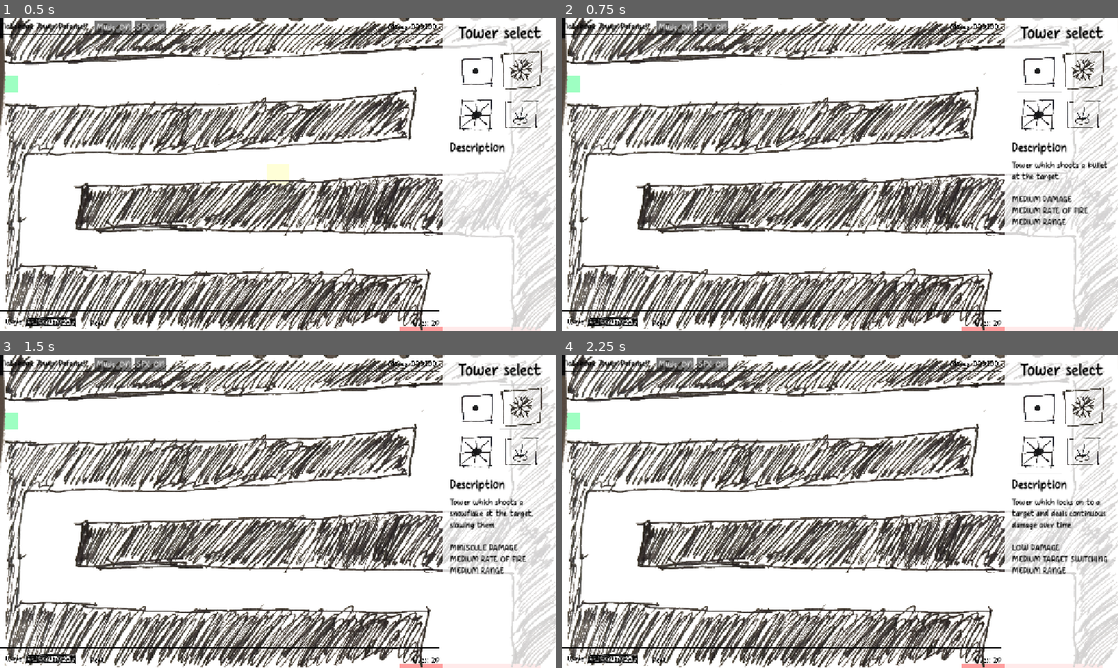
Above: before the commit, frames 1-4 (two rows, left to right).
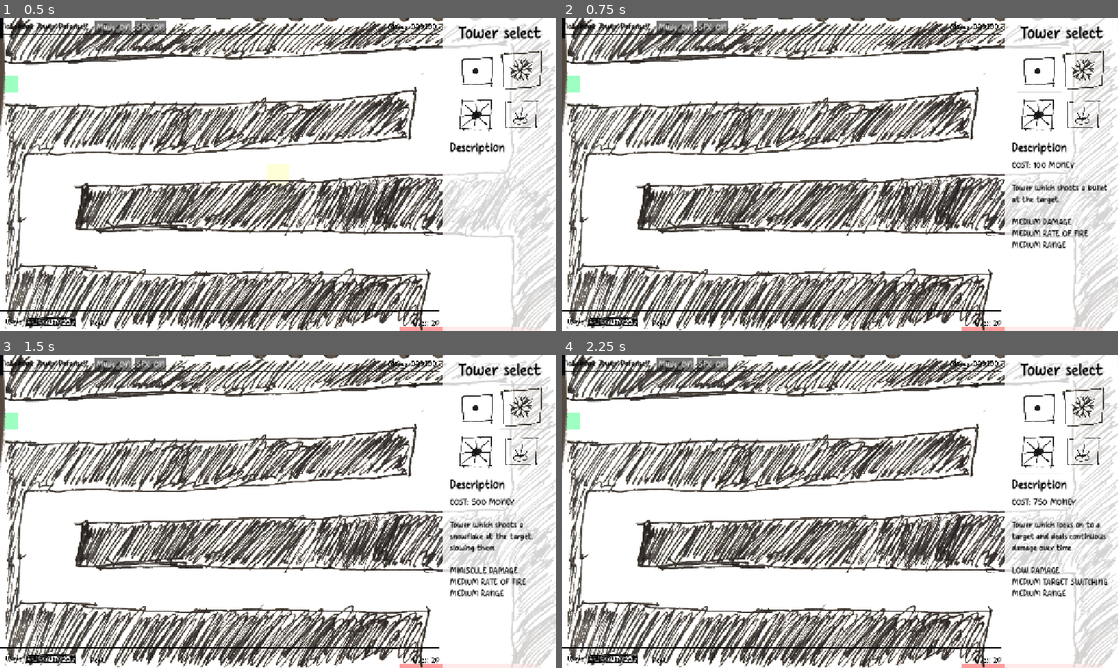
Above: after the commit, the same moments.

Repository: OzuYatamutsu/notebook-tower-defense
Game: Godot game, scene res://levels/level_cools.tscn
Same seed, same stepped clock (60 frames per second), same inputs: the game is played once before the commit and once after it. This scene is started directly instead of the project's main scene.
Inputs (mouse positions are in pixels of both pictures, inside the frame that each line leads up to):
- Up to frame 1 (0.5 s): no input
- Up to frame 2 (0.75 s): click (1040, 71) at 0.5 s
- Up to frame 3 (1.5 s): click (522, 408) at 1.25 s
- Up to frame 4 (2.25 s): click (1040, 452) at 2 s

Frame 1 is identical in both runs. In frame 2, 1.4% of the frame differs, in the area x 80-98%, y 45-74%; in frame 3, 1.7%; in frame 4, 1.9%, in the area x 80-99%, y 45-78%.
Error in both runs: Invalid call. Nonexistent function 'set_max_value' in base 'Control (WaveMeter)'. (res://levels/level.gd:34)

Commit message:
Add cost to tower description

Diff:
--- a/towers/bullet_tower.gd
+++ b/towers/bullet_tower.gd
@@ -4,6 +4,8 @@
 func _init() -> void:
     VALUE = 100
     Description = (
+        "COST: {0} MONEY\n".format([VALUE]) +
+        "\n" +
         "Tower which shoots a bullet at the target.\n" +
         "\n" +
         "MEDIUM DAMAGE\n" +
--- a/towers/laser_tower.gd
+++ b/towers/laser_tower.gd
@@ -6,6 +6,8 @@
 func _init() -> void:
     VALUE = 750
     Description = (
+        "COST: {0} MONEY\n".format([VALUE]) +
+        "\n" +
         "Tower which locks on to a target and deals continuous damage over time.\n" +
         "\n" +
         "LOW DAMAGE\n" +
--- a/towers/slow_tower.gd
+++ b/towers/slow_tower.gd
@@ -6,6 +6,8 @@
 func _init() -> void:
     VALUE = 500
     Description = (
+        "COST: {0} MONEY\n".format([VALUE]) +
+        "\n" +
         "Tower which shoots a snowflake at the target, slowing them.\n" +
         "\n" +
         "MINISCULE DAMAGE\n" +
--- a/towers/spike_tower.gd
+++ b/towers/spike_tower.gd
@@ -6,6 +6,8 @@
 func _init() -> void:
     VALUE = 500
     Description = (
+        "COST: {0} MONEY\n".format([VALUE]) +
+        "\n" +
         "Tower which sprays damaging spikes on the ground at the start of each wave.\n" +
         "\n" +
         "MEDIUM DAMAGE\n" +
